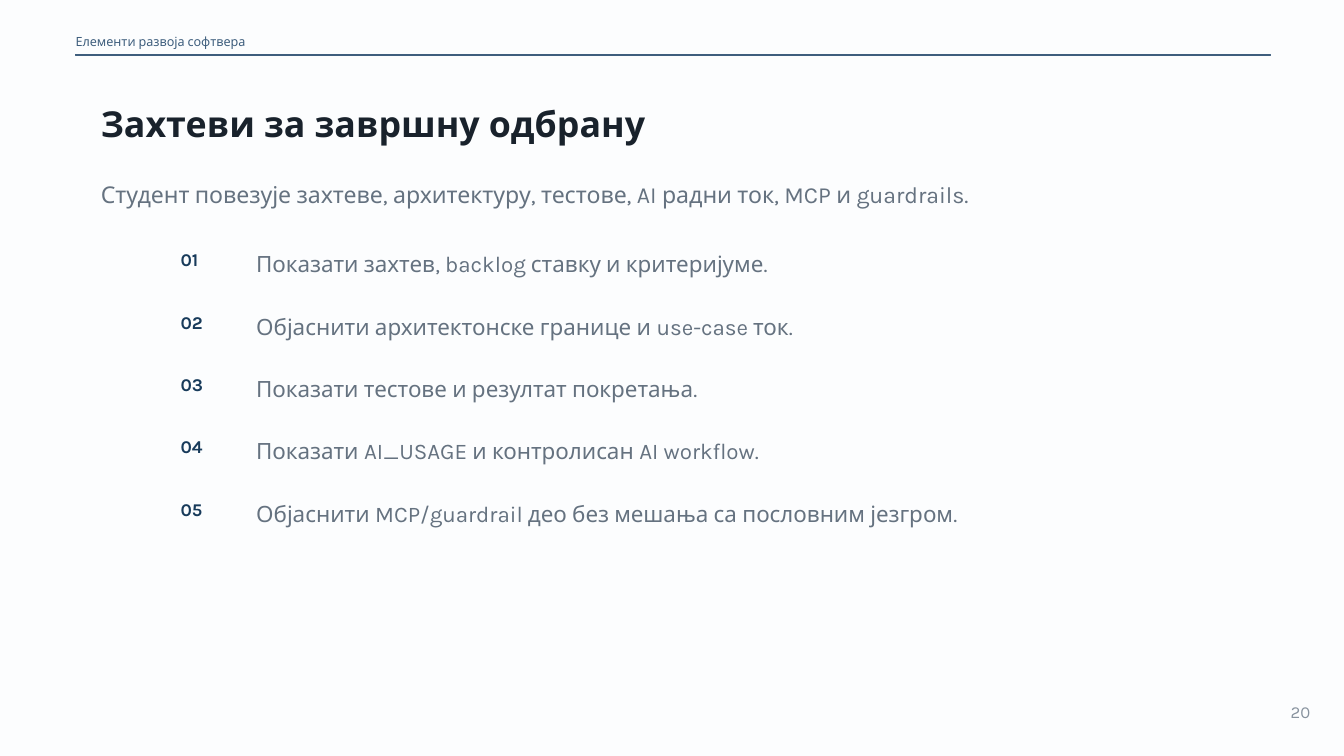
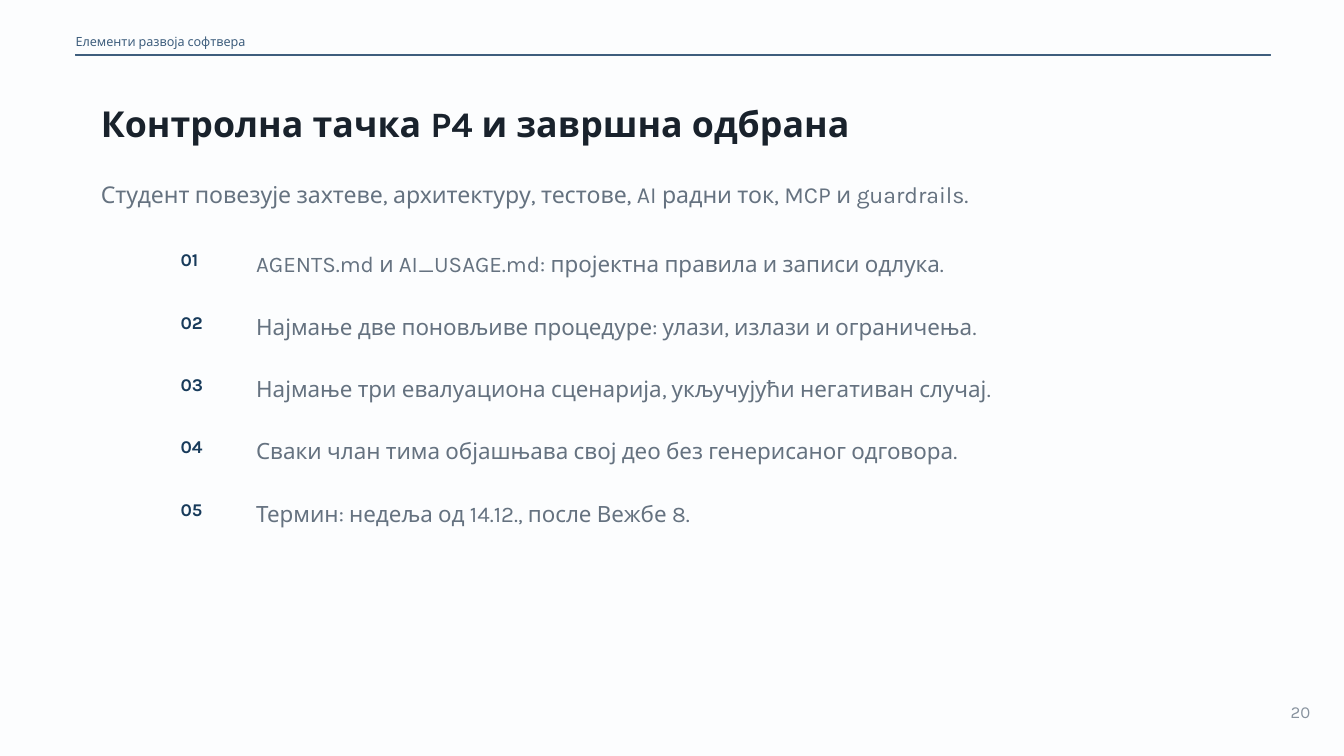
Before and after one commit to owlCoder/ftn-nastavni-materijali, a slide deck: slide 20 of 01 Elementi Razvoja Softvera/02 Prezentacije/PPTX/08_Guardrails_evaluacije_i_QA.pptx. Drawn at 1344x756 pixels with LibreOffice and Linux fonts; fonts in the diff are those of the drawing. Boxes give left, top, right and bottom in pixels: in the first picture for what was removed or moved away, otherwise in the second. Text is boxed around its words. In the diff, an @@ line names an element or a change of style, - is before the commit and + after.

Commit message:
Update ERS decks for Kova, AGENTS.md and the checkpoint schedule
Decks 01, 03 and 04 state the checkpoint requirements and dates from the
portal checkpoint list. Decks 06, 07 and 08 describe the Kova workflow, name
AGENTS.md as the project rules file and quote the current example code. PDFs
are re-exported from the updated PPTX sources.

```diff
--- a/01 Elementi Razvoja Softvera/02 Prezentacije/PPTX/08_Guardrails_evaluacije_i_QA.pptx
+++ b/01 Elementi Razvoja Softvera/02 Prezentacije/PPTX/08_Guardrails_evaluacije_i_QA.pptx
@@ text at [101,109,850,146]: text changed @@
-Захтеви за завршну одбрану
+Контролна тачка P4 и завршна одбрана
@@ text at [256,255,940,278]: text changed @@
-Показати захтев, backlog ставку и критеријуме.
+AGENTS.md и AI_USAGE.md: пројектна правила и записи одлука.
@@ text at [256,318,972,340]: text changed @@
-Објаснити архитектонске границе и use-case ток.
+Најмање две поновљиве процедуре: улази, излази и ограничења.
@@ text at [256,380,986,403]: text changed @@
-Показати тестове и резултат покретања.
+Најмање три евалуациона сценарија, укључујући негативан случај.
@@ text at [256,442,953,465]: text changed @@
-Показати AI_USAGE и контролисан AI workflow.
+Сваки члан тима објашњава свој део без генерисаног одговора.
@@ text at [256,505,690,528]: text changed @@
-Објаснити MCP/guardrail део без мешања са пословним језгром.
+Термин: недеља од 14.12., после Вежбе 8.
```
Also in this commit, not shown: 7 other slides changed, 11 other files.
